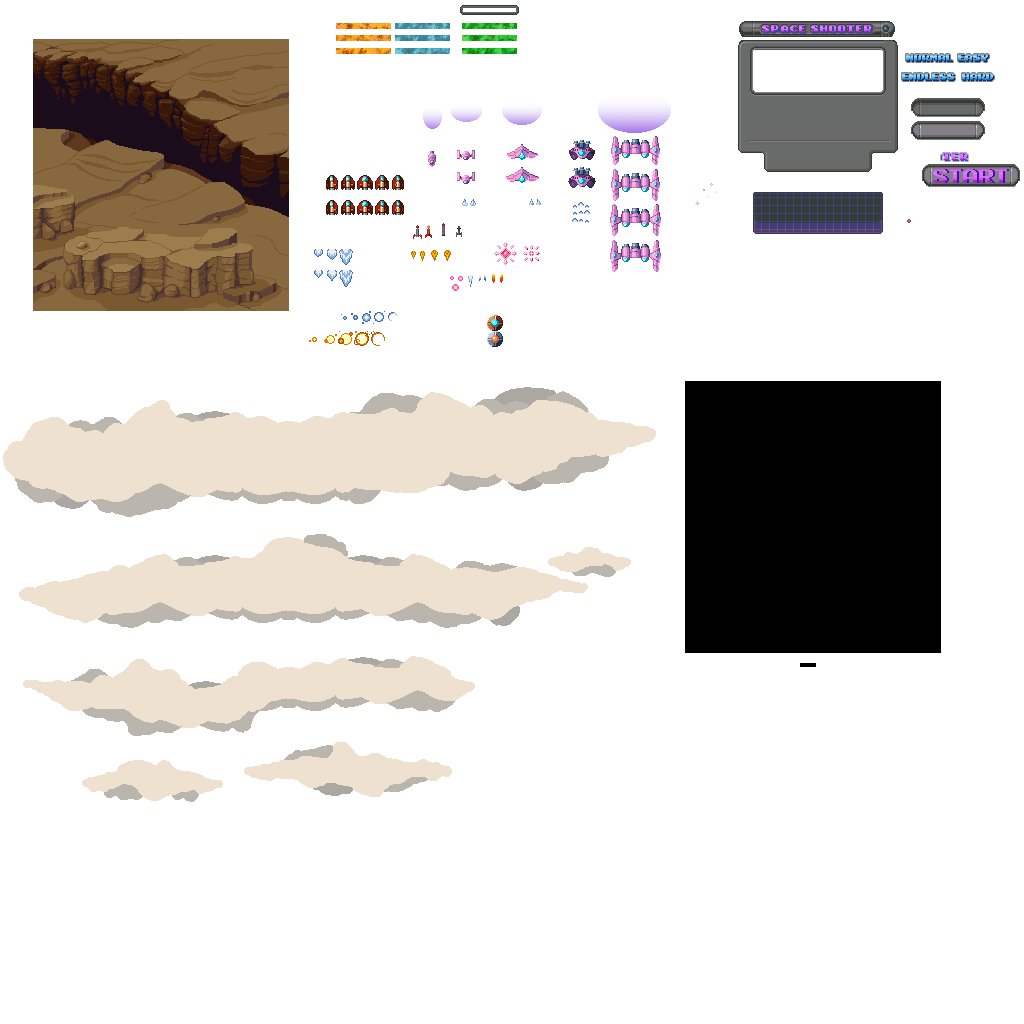
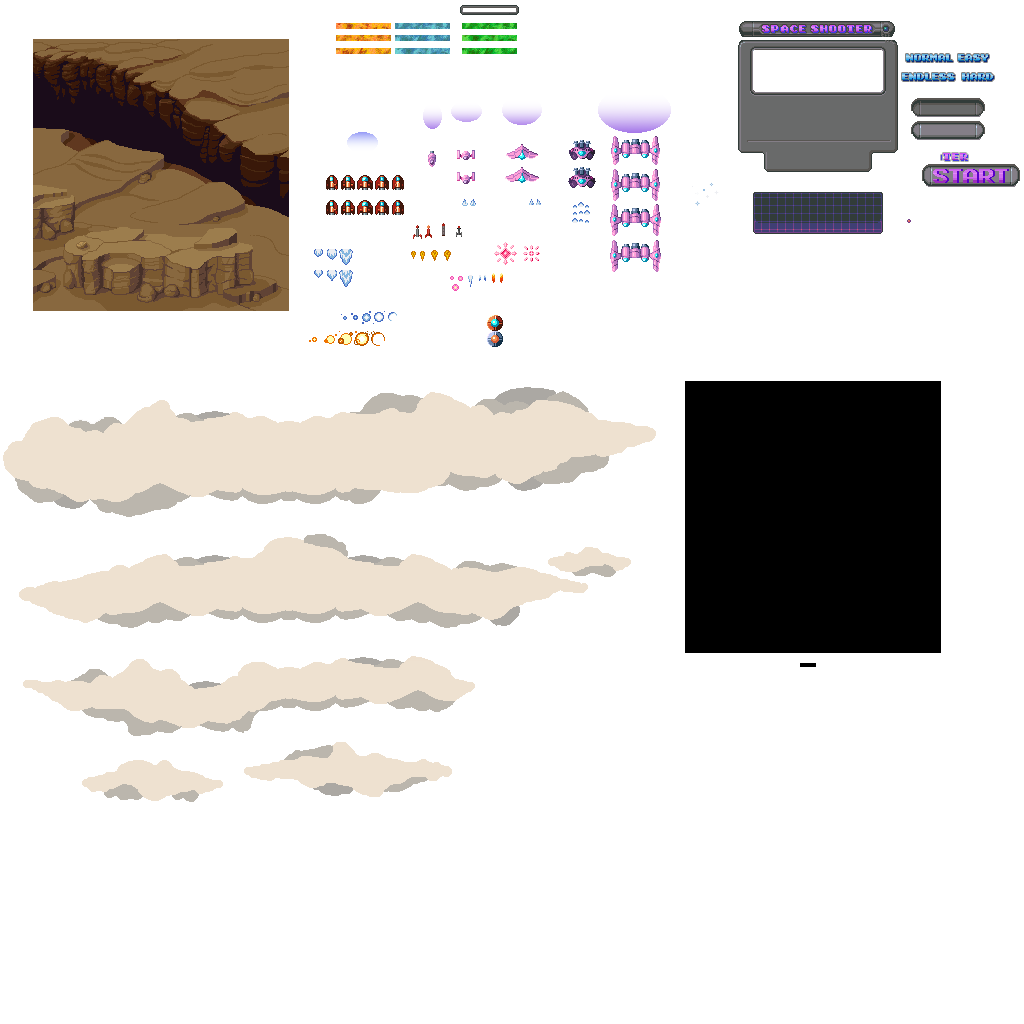
Two versions of the same layered image (1024 × 1024). Layer-by-layer changes:
added layer "Layer 26" above "Shields" over [347, 132, 378, 149]
